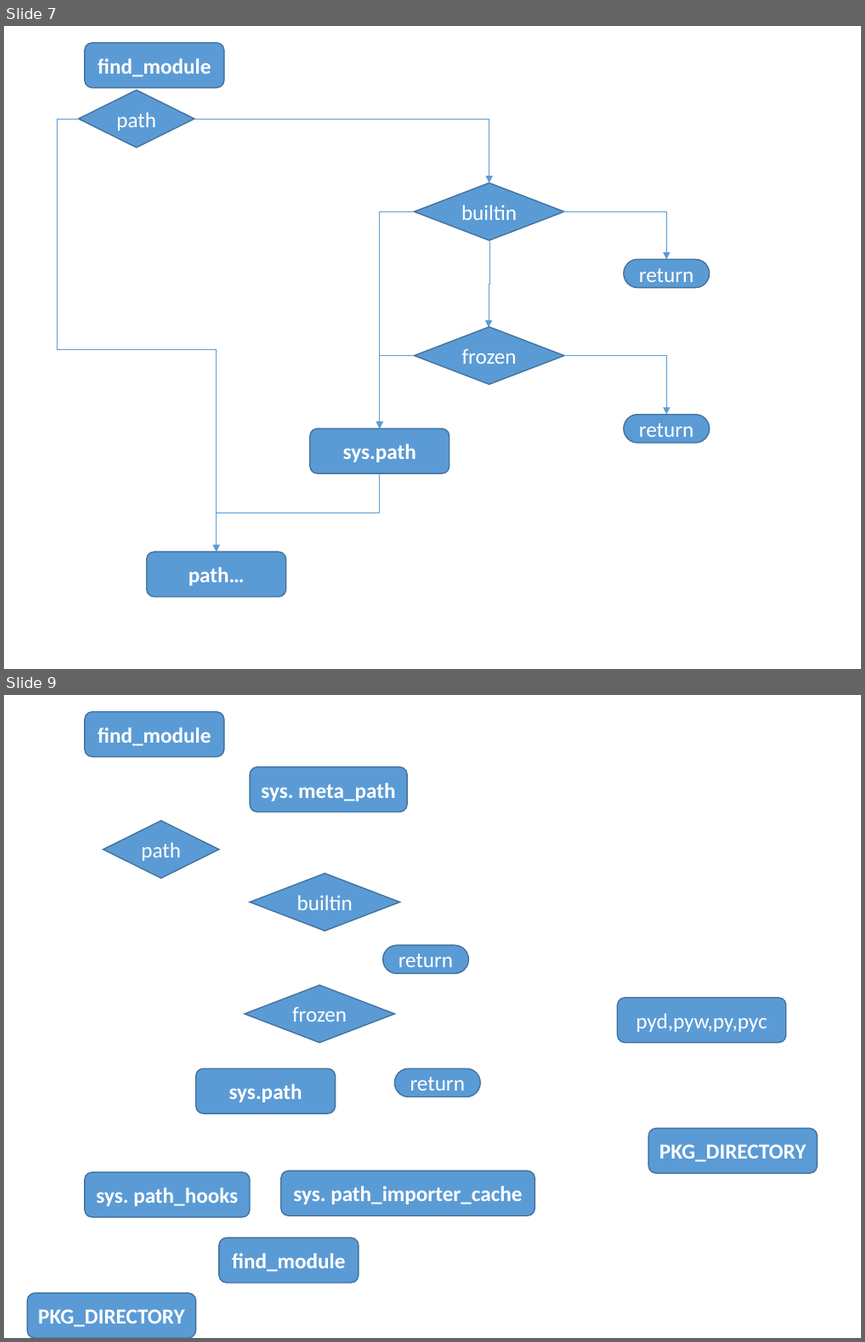
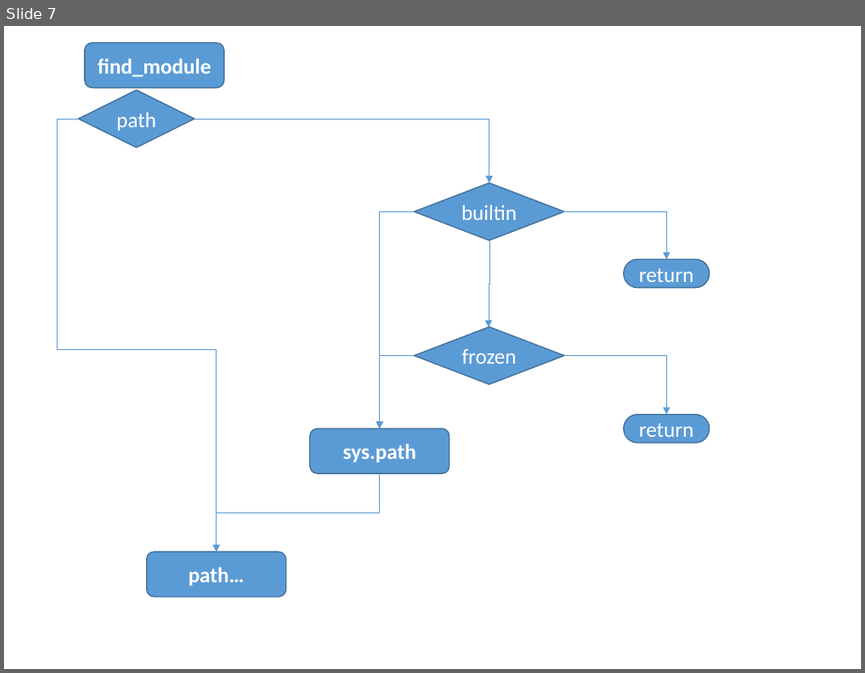
Before and after one commit to menfeng/studynote, a slide deck: python/source code/import/import.pptx. Shown one above the other, each under a label of ours: slides 7 and 9 before the commit, slide 7 after it; the slides between them are not shown. The pictures are 865x1342 and 865x673 pixels, drawn with LibreOffice and Linux fonts; fonts in the diff are those of the drawing. Boxes give left, top, right and bottom in pixels: in the first picture for what was removed or moved away, otherwise in the second. Text is boxed around its words. In the diff, an @@ line names an element or a change of style, - is before the commit and + after.

```diff
--- a/python/source code/import/import.pptx
+++ b/python/source code/import/import.pptx
@@ slide 9 removed at (4,695,861,1338), background #FFFFFF @@
@@ rounded rectangle removed at (85,712,224,757) @@
-find_module
@@ rounded rectangle removed at (250,767,408,811) @@
-sys. meta_path
@@ diamond removed at (103,821,219,879) @@
-path
@@ diamond removed at (250,873,400,930) @@
-builtin
@@ pill shape removed at (383,945,468,974) @@
-return
@@ diamond removed at (245,985,395,1042) @@
-frozen
@@ rounded rectangle removed at (618,998,786,1042) @@
-pyd,pyw,py,pyc
@@ rounded rectangle removed at (196,1068,336,1113) @@
-sys.path
@@ pill shape removed at (395,1068,480,1097) @@
-return
@@ rounded rectangle removed at (648,1128,817,1172) @@
-PKG_DIRECTORY
@@ rounded rectangle removed at (85,1172,250,1217) @@
-sys. path_hooks
@@ rounded rectangle removed at (281,1170,534,1215) @@
-sys. path_importer_cache
@@ rounded rectangle removed at (219,1237,358,1281) @@
-find_module
@@ rounded rectangle removed at (27,1293,196,1338) @@
-PKG_DIRECTORY
```
Also in this commit, not shown: 2 slides changed, 8 slides added, 2 other files.
